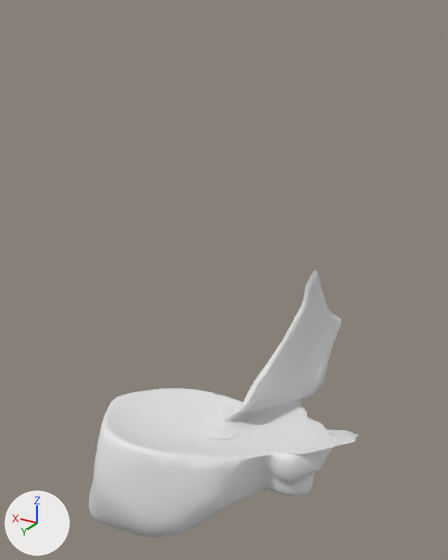
Before and after pictures for a commit that changed the glTF model dist/assets/skullbase/pf_superior_cerebellar_peduncle__koos_2.glb.
Rendered twice from a 50 mm camera at (-4.6, 29.8, -29.4) aimed at (9.9, 5.6, -41.4). The axes (+X, +Y, +Z) are drawn at lower left. The lights are the same throughout. The first picture is the older version. Vertices at exactly the same position are counted once.

The first picture shows 'R'.
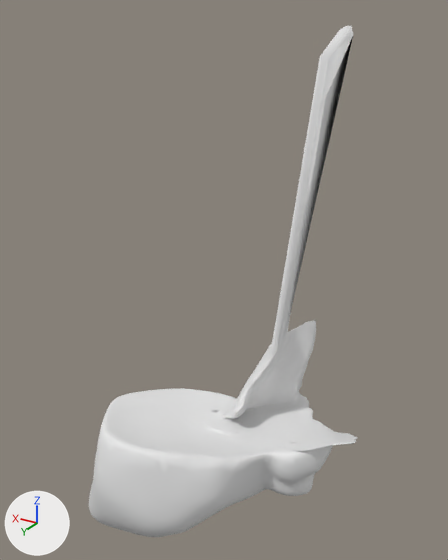
The change in detail:
me_r is used by ob_r; location (9.22, 5.98, -48.75); scale (7.22, 7.22, 7.22).
me_r had 4239 vertices, 8474 faces and spanned x -0.95..0.95, y -0.85..0.85, z -1.0..1.0.
me_r now has 4239 vertices, 8474 faces and spans x -0.53..0.53, y -0.45..0.45, z -1.0..1.0.
me_r part 1: 4239 of 4239 vertices moved; they spanned x -0.95..0.95, y -0.85..0.85, z -1.0..1.0 and now span x -0.53..0.53, y -0.45..0.45, z -1.0..1.0; mean shift (0.05, 0.0, -0.38).
Object 'R' (ob_r) moves from (9.22, 5.98, -48.75) to (9.2, 6.17, -42.93).
Object 'R' (ob_r) is rescaled from (7.22, 7.22, 7.22) to (13.0, 13.0, 13.0).

Location of each change, [x1, y1, x2, y2] in pixels of the pictures (448 x 560 px):
'R', reshaped, moved, rescaled (92% taller)
    before: [89, 271, 359, 537]
    after: [89, 25, 358, 537]
